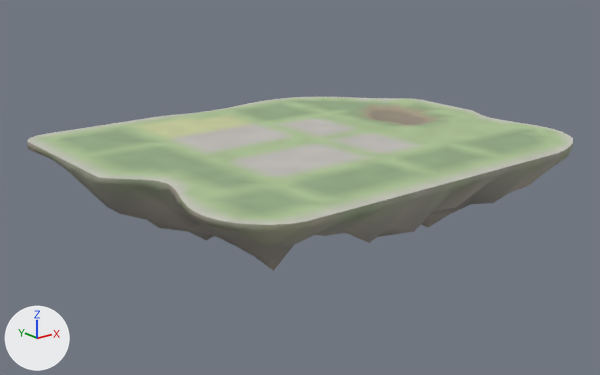
Two versions of the glTF model godot_project/remake/sky/islands/SKY-006.rock.glb, one commit apart.
One viewpoint serves both versions: a camera (50 mm lens) standing at (-115.9, -140.7, 45.8) and looking at (-0.3, 3.6, -12.0). The lights are fixed; the arrows at lower left show +X, +Y and +Z. The older version comes first.

The older version as bpy lines, for what is in view:
```python
me_deck_col = bpy.data.meshes.new('deck-col')
me_deck_col.from_pydata(...)  # 624 vertices, 1130 faces; spans x -50.3..53.3, y -41.4..43.3, z -2.2..0.0
me_deck_col.materials.append(mat_sky_deck)
me_rock = bpy.data.meshes.new('rock')
me_rock.from_pydata(...)  # 427 vertices, 736 faces; spans x -50.3..53.3, y -41.4..43.3, z -26.8..0.0
me_rock.materials.append(mat_sky_rock)
ob_deck_col = bpy.data.objects.new('deck-col', me_deck_col)
ob_deck_col.location = (0.0, 0.0, 0.0)
ob_rock = bpy.data.objects.new('rock', me_rock)
ob_rock.location = (0.0, 0.0, 0.0)
```
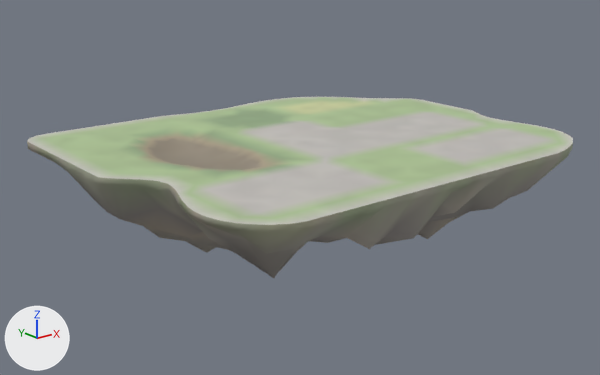
Where the change shows, as pixel boxes (x1, y1, x2, y2) in the pictures (600 x 375 px; the box of a moved part takes in the faces that stretch with it):
'rock', reshaped
    before: (27, 141, 573, 271)
    after: (27, 141, 573, 278)
part 1 of me_deck_col, cut back
    both: (117, 127, 295, 176)
part 2 of me_deck_col, built on
    before: (350, 99, 452, 128)
    after: (343, 99, 452, 125)
part 3 of me_deck_col, recoloured
    both: (62, 99, 557, 218)
part 4 of me_rock, moved or reshaped
    before: (45, 156, 565, 271)
    after: (39, 154, 565, 278)

The change in detail:
me_deck_col is used by ob_deck_col; location (0.0, 0.0, 0.0).
me_deck_col had 624 vertices, 1130 faces and spanned x -50.3..53.3, y -41.4..43.3, z -2.2..0.0.
me_deck_col now has 647 vertices, 1176 faces and spans x -50.3..53.3, y -41.4..43.3, z -2.2..0.0.
me_deck_col part 1: 9 vertices moved from x -26.3..-18.3, y -0.7..27.3, z 0.0 to x -31.8..-17.3, y 3.3..27.3, z -2.2..-0.1; 36 vertices removed from x -34.3..-14.3, y -8.7..27.3, z 0.0; 103 vertices added at x -34.3..-14.3, y -9.2..27.3, z -2.2..-0.1.
me_deck_col part 2: 7 vertices moved from x 29.7..41.7, y 3.3..19.3, z -0.8..-0.1 to x 29.7..41.7, y 3.3..19.3, z 0.0; 61 vertices removed from x 25.7..41.8, y -2.2..19.3, z -2.2..-0.1; 17 vertices added at x 25.7..41.7, y -0.7..19.3, z 0.0.
me_deck_col part 3: 329 kept faces spanning x -46.3..49.7, y -36.7..39.3, z -1.4..0.0 get new vertex colours.
me_rock is used by ob_rock; location (0.0, 0.0, 0.0).
me_rock had 427 vertices, 736 faces and spanned x -50.3..53.3, y -41.4..43.3, z -26.8..0.0.
me_rock now has 427 vertices, 736 faces and spans x -50.3..53.3, y -41.4..43.3, z -30.2..0.0.
me_rock part 4: 195 of 427 vertices moved; they spanned x -44.3..45.7, y -34.7..37.3, z -26.8..-4.1 and now span x -44.3..45.7, y -34.7..37.3, z -30.2..-4.6; mean shift (0.0, 0.0, -1.7); largest move (-8.3, 1.3, -26.8) -> (-8.3, 1.3, -30.2).
